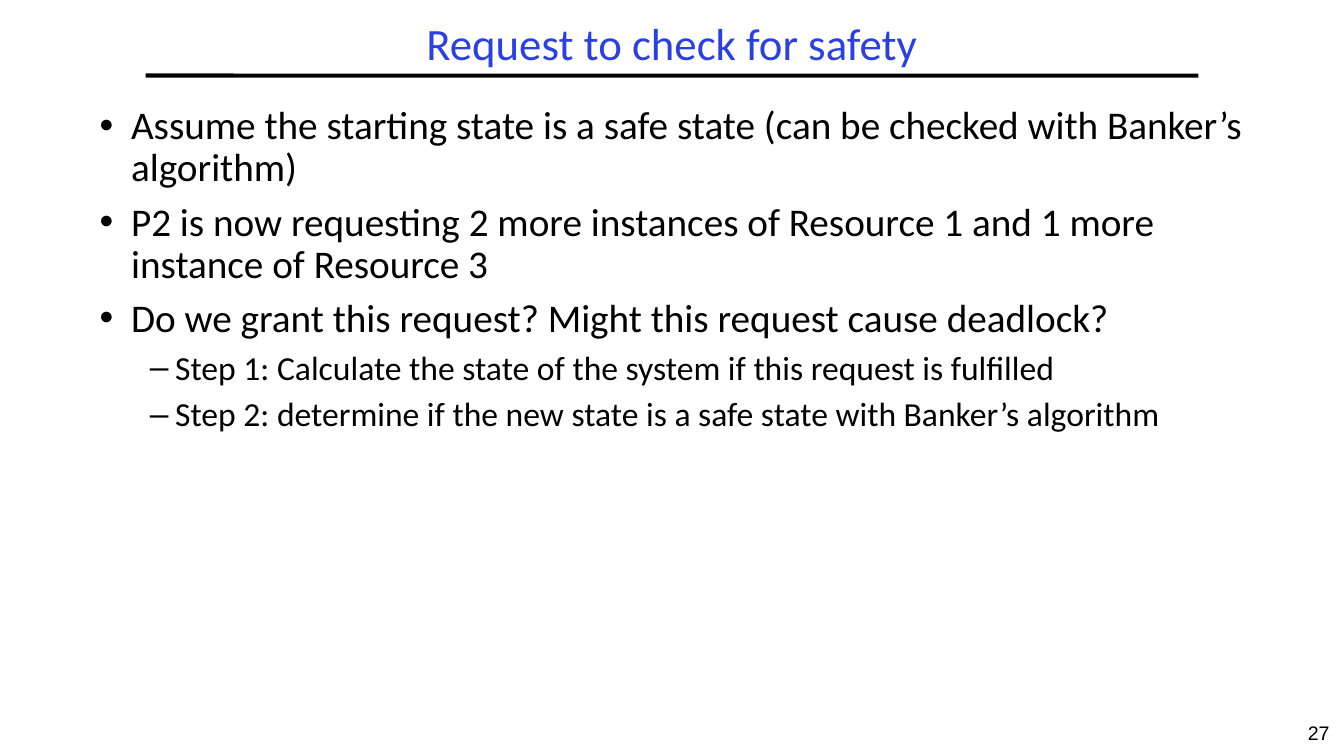
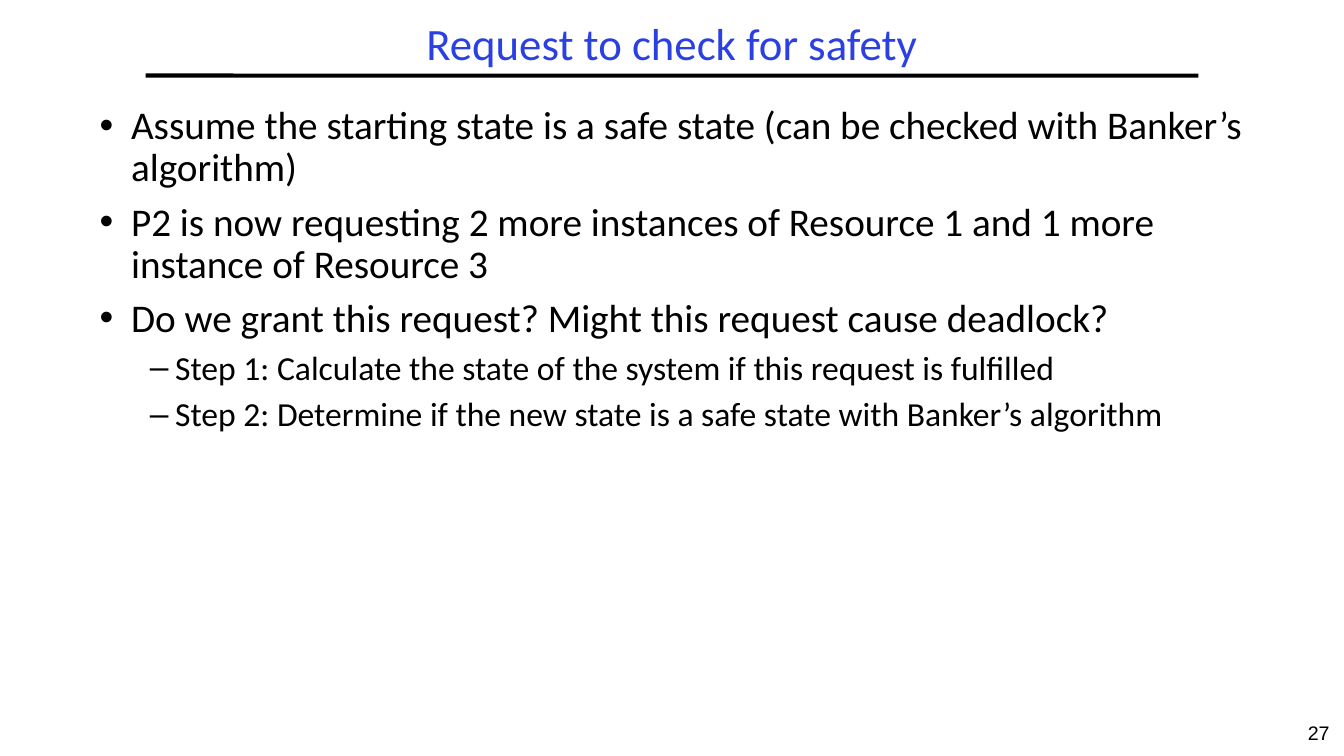
Before and after one commit to guhofstra/CSC256Fa25, a slide deck: slide 27 of PPTs/L4-Deadlocks.pptx. Drawn at 1344x756 pixels with LibreOffice and Linux fonts; fonts in the diff are those of the drawing. Boxes give left, top, right and bottom in pixels: in the first picture for what was removed or moved away, otherwise in the second. Text is boxed around its words. In the diff, an @@ line names an element or a change of style, - is before the commit and + after.

```diff
--- a/PPTs/L4-Deadlocks.pptx
+++ b/PPTs/L4-Deadlocks.pptx
@@ text at (x1=175, y1=402, x2=1162, y2=432): text changed @@
-  – Step 2: determine if the new state is a safe state with Banker’s algorithm
+  – Step 2: Determine if the new state is a safe state with Banker’s algorithm
```
Also in this commit, not shown: 1 other slide changed, 4 other files.
